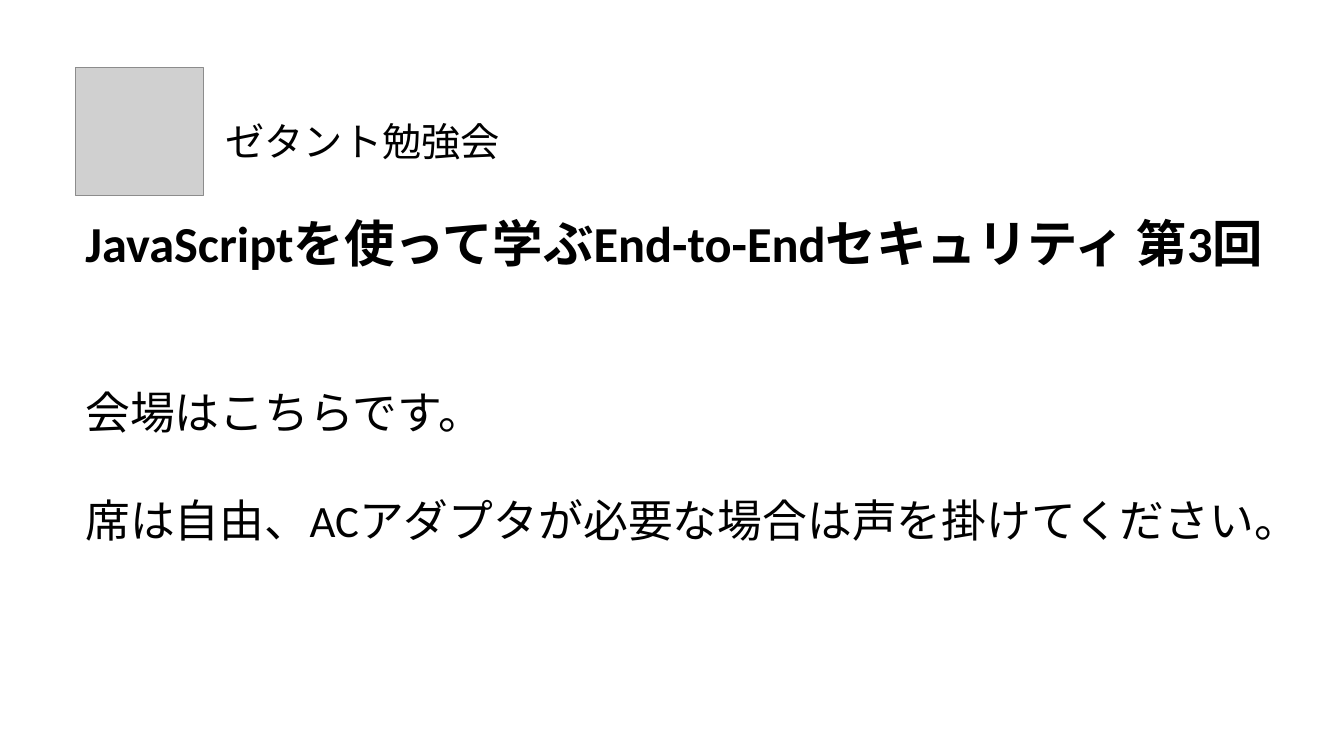
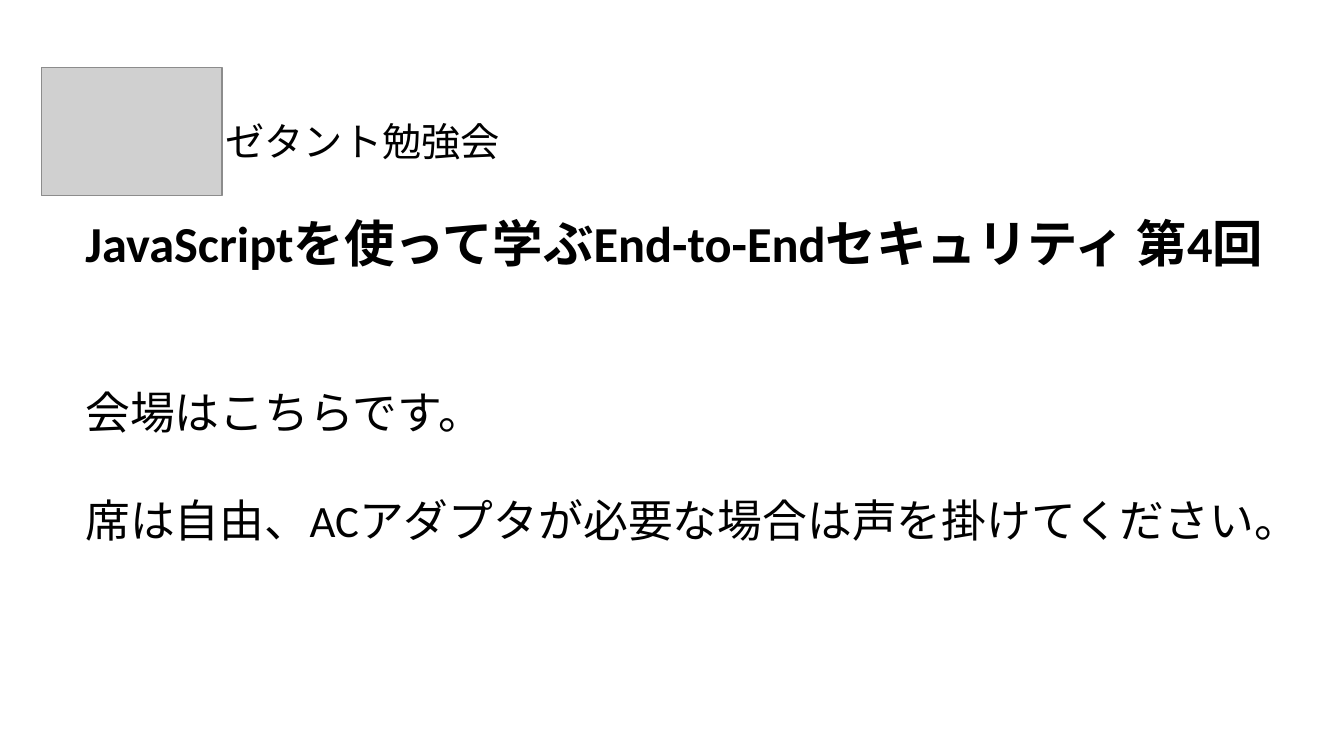
Before and after one commit to junkurihara/class-e2e_security_js, a slide deck: slide 1 of chirashi.pptx. Drawn at 1344x756 pixels with LibreOffice and Linux fonts; fonts in the diff are those of the drawing; grey boxes stand for pictures. Boxes give left, top, right and bottom in pixels: in the first picture for what was removed or moved away, otherwise in the second. Text is boxed around its words. In the diff, an @@ line names an element or a change of style, - is before the commit and + after.

```diff
--- a/chirashi.pptx
+++ b/chirashi.pptx
@@ picture added at (41,68,222,196) @@
@@ text at (85,219,1263,270): text changed @@
-JavaScriptを使って学ぶEnd-to-Endセキュリティ 第3回
+JavaScriptを使って学ぶEnd-to-Endセキュリティ 第4回
```
Also in this commit, not shown: 1 other slide changed, 1 slide removed, 5 other files.
